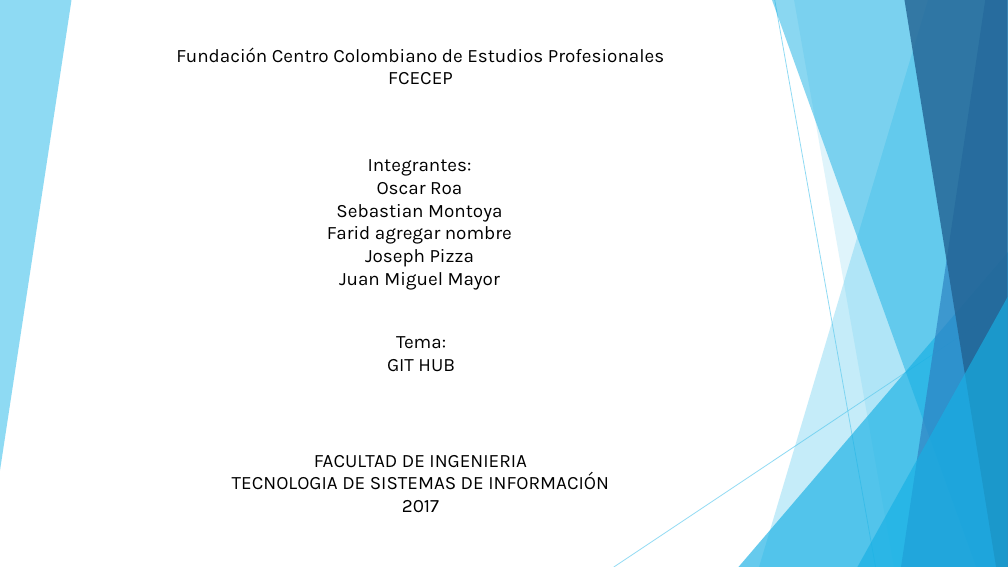
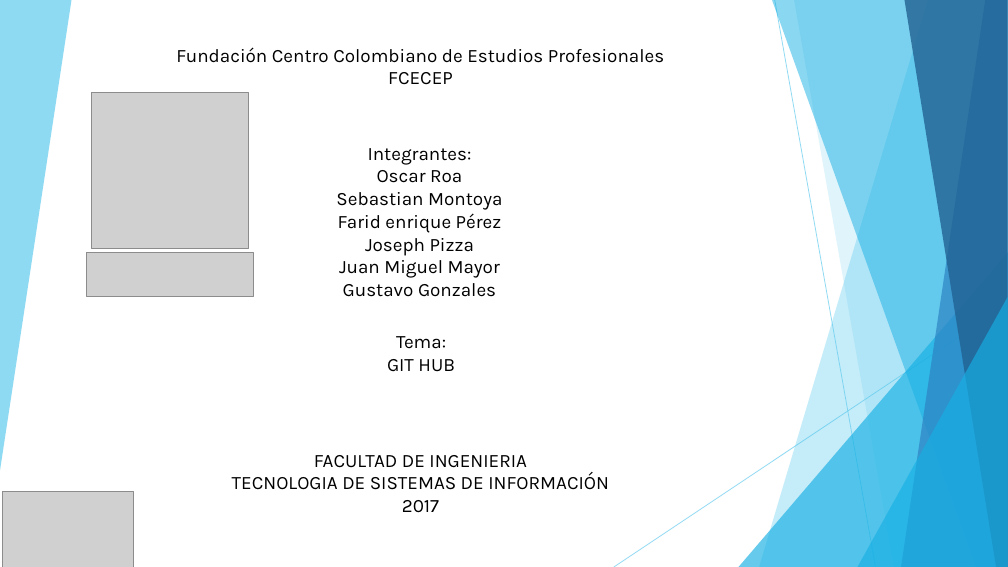
Before and after one commit to JosephDeveloper/Proyecto, a slide deck: slide 1 of Informes Y Presentaciones/Presentacion git.pptx. Drawn at 1008x567 pixels with LibreOffice and Linux fonts; fonts in the diff are those of the drawing; grey boxes stand for pictures. Boxes give left, top, right and bottom in pixels: in the first picture for what was removed or moved away, otherwise in the second. Text is boxed around its words. In the diff, an @@ line names an element or a change of style, - is before the commit and + after.

```diff
--- a/Informes Y Presentaciones/Presentacion git.pptx
+++ b/Informes Y Presentaciones/Presentacion git.pptx
@@ picture added at (91, 92, 248, 249) @@
@@ text "Integrantes:": place and size @@
-text "Integrantes:" at (327, 159, 512, 290)
+text "Integrantes:" at (336, 148, 502, 297)
@@ text at (338, 213, 502, 233): text changed @@
-Farid agregar nombre
+Farid enrique Pérez
@@ picture added at (86, 253, 253, 296) @@
@@ text at (343, 283, 496, 297): paragraph added @@
+Gustavo Gonzales
@@ picture added at (2, 492, 134, 567) @@
```
Also in this commit, not shown: 4 other slides changed, 2 slides added, 1 slide removed, 1 other file.
